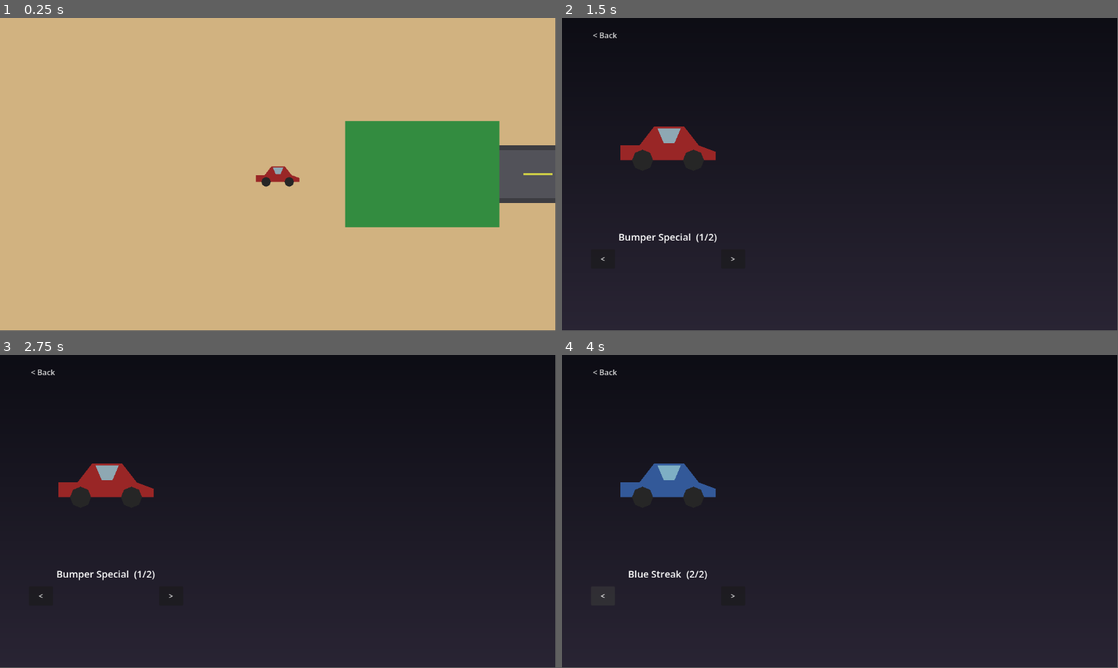
Above: before the commit, frames 1-4 (two rows, left to right).
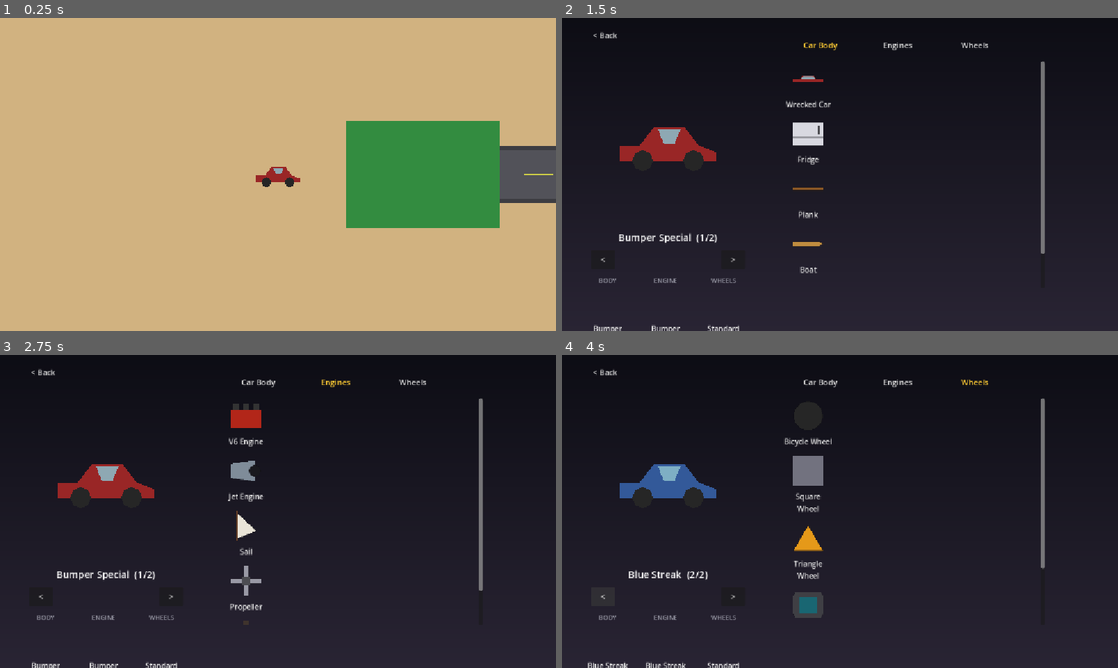
Above: after the commit, the same moments.

Repository: davidkovacwebdev/junkyard-drag-racing
Game: Godot game, scene res://scenes/world/main.tscn
Two runs of this game, one before a commit and one after it. Both use one fixed random seed, a clock stepped at 60 frames per second and the inputs below.
Inputs (mouse positions are in pixels of both pictures, inside the frame that each line leads up to):
- Up to frame 1 (0.25 s): no input
- Up to frame 2 (1.5 s): tap Enter at 0.5 s; move the mouse to (962, 158) at 0.52 s; hold D 0.53-1.25 s; click (962, 158) at 0.67 s; tap Space at 0.77 s; click (817, 46) at 1.25 s, where only the run after the commit has a clickable "Car Body"
- Up to frame 3 (2.75 s): click (333, 383) at 2 s, where only the run after the commit has a clickable "Engines"
- Up to frame 4 (4 s): click (973, 383) at 2.75 s, where only the run after the commit has a clickable "Wheels"; click "<" at 3.5 s
In our replay, the window is 799x449 before the commit and 800x450 after it. These sizes can differ from the game's own. Grey fills any space a smaller window leaves; there, only what the larger window draws over its background counts as a difference.

The runs differ from the first frame. In frame 1, 0.4% of the frame differs, in the area x 46-100%, y 32-68%; in frame 2, 2.3%; in frame 3, 2.6%; in frame 4, 2.9%, in the area x 4-100%, y 0-100%.

Commit message:
Add live part icons/drag-and-drop equip in garage; window scaling
Garage catalog rows and the car's equipped-part slots now render a
live snapshot of the part's actual scene (frozen physics rigs) instead
of plain text, via a new PartIcon/PartSlot pair. Any PartSlot is both
a drag source and drop target, and a CarDropZone makes dropping
anywhere on the car (not just the small slot icons) equip the part.
PartData gained scene_path so PartDatabase can hand icons the right
scene to render. Also adds window/stretch settings so drag-resizing
the game window scales correctly.

Diff:
--- a/autoload/part_database.gd
+++ b/autoload/part_database.gd
@@ -1,8 +1,50 @@
 extends Node
-## Placeholder part registry (autoload singleton "PartDatabase"). Phase 2
-## populates this with the full library of parts plus lookup/random
-## selection helpers for opponent generation and the garage UI.
+## Part registry (autoload singleton "PartDatabase"). Loads every body/
+## wheel/engine scene under scenes/parts/ once at boot and keeps just
+## their PartData — the garage's part browser reads from here, not from
+## any specific car's installed parts.
 
 var bodies: Array[BodyPartData] = []
 var wheels: Array[WheelPartData] = []
 var engines: Array[EnginePartData] = []
+
+const _BODY_SCENES := [
+	"res://scenes/parts/bodies/body_wrecked_car.tscn",
+	"res://scenes/parts/bodies/body_fridge.tscn",
+	"res://scenes/parts/bodies/body_plank.tscn",
+	"res://scenes/parts/bodies/body_boat.tscn",
+	"res://scenes/parts/bodies/body_sofa.tscn",
+]
+const _WHEEL_SCENES := [
+	"res://scenes/parts/wheels/wheel_bicycle.tscn",
+	"res://scenes/parts/wheels/wheel_square.tscn",
+	"res://scenes/parts/wheels/wheel_triangle.tscn",
+	"res://scenes/parts/wheels/wheel_tv.tscn",
+	"res://scenes/parts/wheels/wheel_toilet.tscn",
+]
+const _ENGINE_SCENES := [
+	"res://scenes/parts/engines/engine_v6.tscn",
+	"res://scenes/parts/engines/engine_jet.tscn",
+	"res://scenes/parts/engines/engine_sail.tscn",
+	"res://scenes/parts/engines/engine_propeller.tscn",
+	"res://scenes/parts/engines/engine_boiler.tscn",
+]
+
+func _ready() -> void:
+	for path in _BODY_SCENES:
+		bodies.append(_extract_part_data(path) as BodyPartData)
+	for path in _WHEEL_SCENES:
+		wheels.append(_extract_part_data(path) as WheelPartData)
+	for path in _ENGINE_SCENES:
+		engines.append(_extract_part_data(path) as EnginePartData)
+
+## Each part scene is a full physics rig (RigidBody2D + shape/visual) with
+## its PartData as one exported sub-resource — instantiate just long
+## enough to pull that resource back out, since it's the only part of the
+## scene the garage browser actually needs.
+func _extract_part_data(scene_path: String) -> PartData:
+	var instance := (load(scene_path) as PackedScene).instantiate()
+	var data: PartData = instance.part_data
+	data.scene_path = scene_path
+	instance.free()
+	return data
--- a/project.godot
+++ b/project.godot
@@ -25,6 +25,13 @@
 Inventory="*res://autoload/inventory.gd"
 WorldState="*res://autoload/world_state.gd"
 
+[display]
+
+window/size/viewport_width=1152
+window/size/viewport_height=648
+window/stretch/mode="canvas_items"
+window/stretch/aspect="expand"
+
 [editor_plugins]
 
 enabled=PackedStringArray("res://addons/character_creator/plugin.cfg")
--- a/scenes/garage/garage.tscn
+++ b/scenes/garage/garage.tscn
@@ -1,8 +1,10 @@
-[gd_scene load_steps=6 format=3]
+[gd_scene load_steps=7 format=3]
 
 [ext_resource type="Script" path="res://scripts/garage/garage.gd" id="1"]
 [ext_resource type="PackedScene" path="res://scenes/world/car_visual.tscn" id="2"]
 [ext_resource type="PackedScene" path="res://scenes/ui/back_button.tscn" id="3"]
+[ext_resource type="PackedScene" path="res://scenes/garage/part_slot.tscn" id="4"]
+[ext_resource type="Script" path="res://scripts/garage/car_drop_zone.gd" id="5"]
 
 [sub_resource type="Gradient" id="Gradient_1"]
 offsets = PackedFloat32Array(0, 1)
@@ -24,6 +26,11 @@
 texture = SubResource("GradientTexture2D_1")
 expand_mode = 1
 stretch_mode = 0
+
+[node name="CarDropZone" type="Control" parent="."]
+offset_right = 440.0
+offset_bottom = 648.0
+script = ExtResource("5")
 
 [node name="BackButton" parent="." instance=ExtResource("3")]
 offset_left = 30.0
@@ -58,5 +65,101 @@
 offset_bottom = 520.0
 text = ">"
 
+[node name="BodyFilterButton" type="Button" parent="."]
+offset_left = 460.0
+offset_top = 40.0
+offset_right = 610.0
+offset_bottom = 72.0
+theme_override_colors/font_color = Color(1, 0.8, 0.2, 1)
+theme_override_colors/font_hover_color = Color(1, 0.8, 0.2, 1)
+theme_override_colors/font_pressed_color = Color(1, 0.8, 0.2, 1)
+theme_override_colors/font_focus_color = Color(0.85, 0.85, 0.85, 1)
+flat = true
+text = "Car Body"
+
+[node name="EngineFilterButton" type="Button" parent="."]
+offset_left = 620.0
+offset_top = 40.0
+offset_right = 770.0
+offset_bottom = 72.0
+theme_override_colors/font_color = Color(0.85, 0.85, 0.85, 1)
+theme_override_colors/font_hover_color = Color(1, 0.8, 0.2, 1)
+theme_override_colors/font_pressed_color = Color(1, 0.8, 0.2, 1)
+theme_override_colors/font_focus_color = Color(0.85, 0.85, 0.85, 1)
+flat = true
+text = "Engines"
+
+[node name="WheelFilterButton" type="Button" parent="."]
+offset_left = 780.0
+offset_top = 40.0
+offset_right = 930.0
+offset_bottom = 72.0
+theme_override_colors/font_color = Color(0.85, 0.85, 0.85, 1)
+theme_override_colors/font_hover_color = Color(1, 0.8, 0.2, 1)
+theme_override_colors/font_pressed_color = Color(1, 0.8, 0.2, 1)
+theme_override_colors/font_focus_color = Color(0.85, 0.85, 0.85, 1)
+flat = true
+text = "Wheels"
+
+[node name="PartsScroll" type="ScrollContainer" parent="."]
+offset_left = 460.0
+offset_top = 90.0
+offset_right = 1000.0
+offset_bottom = 560.0
+
+[node name="PartsList" type="VBoxContainer" parent="PartsScroll"]
+theme_override_constants/separation = 14
+
+[node name="BodyCaption" type="Label" parent="."]
+offset_left = 45.0
+offset_top = 534.0
+offset_right = 145.0
+offset_bottom = 552.0
+theme_override_font_sizes/font_size = 13
+theme_override_colors/font_color = Color(0.6, 0.6, 0.65, 1)
+horizontal_alignment = 1
+text = "BODY"
+
+[node name="BodySlot" parent="." instance=ExtResource("4")]
+offset_left = 45.0
+offset_top = 554.0
+offset_right = 145.0
+offset_bottom = 644.0
+
+[node name="EngineCaption" type="Label" parent="."]
+offset_left = 165.0
+offset_top = 534.0
+offset_right = 265.0
+offset_bottom = 552.0
+theme_override_font_sizes/font_size = 13
+theme_override_colors/font_color = Color(0.6, 0.6, 0.65, 1)
+horizontal_alignment = 1
+text = "ENGINE"
+
+[node name="EngineSlot" parent="." instance=ExtResource("4")]
+offset_left = 165.0
+offset_top = 554.0
+offset_right = 265.0
+offset_bottom = 644.0
+
+[node name="WheelCaption" type="Label" parent="."]
+offset_left = 285.0
+offset_top = 534.0
+offset_right = 385.0
+offset_bottom = 552.0
+theme_override_font_sizes/font_size = 13
+theme_override_colors/font_color = Color(0.6, 0.6, 0.65, 1)
+horizontal_alignment = 1
+text = "WHEELS"
+
+[node name="WheelSlot" parent="." instance=ExtResource("4")]
+offset_left = 285.0
+offset_top = 554.0
+offset_right = 385.0
+offset_bottom = 644.0
+
 [connection signal="pressed" from="PrevButton" to="." method="_on_prev_pressed"]
 [connection signal="pressed" from="NextButton" to="." method="_on_next_pressed"]
+[connection signal="pressed" from="BodyFilterButton" to="." method="_on_body_filter_pressed"]
+[connection signal="pressed" from="EngineFilterButton" to="." method="_on_engine_filter_pressed"]
+[connection signal="pressed" from="WheelFilterButton" to="." method="_on_wheel_filter_pressed"]
--- /dev/null
+++ b/scenes/garage/part_icon.tscn
@@ -0,0 +1,12 @@
+[gd_scene load_steps=2 format=3]
+
+[ext_resource type="Script" path="res://scripts/garage/part_icon.gd" id="1"]
+
+[node name="PartIcon" type="SubViewportContainer"]
+custom_minimum_size = Vector2(72, 72)
+stretch = true
+script = ExtResource("1")
+
+[node name="SubViewport" type="SubViewport" parent="."]
+transparent_bg = true
+size = Vector2i(72, 72)
--- /dev/null
+++ b/scenes/garage/part_slot.tscn
@@ -0,0 +1,22 @@
+[gd_scene load_steps=3 format=3]
+
+[ext_resource type="Script" path="res://scripts/garage/part_slot.gd" id="1"]
+[ext_resource type="PackedScene" path="res://scenes/garage/part_icon.tscn" id="2"]
+
+[node name="PartSlot" type="VBoxContainer"]
+custom_minimum_size = Vector2(100, 0)
+mouse_filter = 0
+alignment = 1
+theme_override_constants/separation = 6
+script = ExtResource("1")
+
+[node name="Icon" parent="." instance=ExtResource("2")]
+mouse_filter = 2
+size_flags_horizontal = 4
+
+[node name="NameLabel" type="Label" parent="."]
+mouse_filter = 2
+theme_override_font_sizes/font_size = 15
+theme_override_colors/font_color = Color(0.9, 0.9, 0.9, 1)
+horizontal_alignment = 1
+autowrap_mode = 2
--- /dev/null
+++ b/scripts/garage/car_drop_zone.gd
@@ -0,0 +1,17 @@
+class_name CarDropZone
+extends Control
+## Big, forgiving drop target covering the whole car-preview side of the
+## garage. The precise BodySlot/EngineSlot/WheelSlot icons are still
+## valid, exact drop targets on top of this — but dropping anywhere else
+## in this area (including right on the car picture itself, which is a
+## Node2D and can't be a drop target on its own) still equips the part,
+## routed by whatever category the dragged data itself carries.
+
+var garage: Garage
+
+func _can_drop_data(_at_position: Vector2, data: Variant) -> bool:
+	return typeof(data) == TYPE_DICTIONARY and data.has("category") and data.has("part")
+
+func _drop_data(_at_position: Vector2, data: Variant) -> void:
+	if garage != null:
+		garage.equip_part(data["category"], data["part"])
--- a/scripts/garage/garage.gd
+++ b/scripts/garage/garage.gd
@@ -6,13 +6,34 @@
 
 @onready var _car_visual: CarVisual = $CarPreview
 @onready var _name_label: Label = $NameLabel
+@onready var _parts_list: VBoxContainer = $PartsScroll/PartsList
+@onready var _body_filter_button: Button = $BodyFilterButton
+@onready var _engine_filter_button: Button = $EngineFilterButton
+@onready var _wheel_filter_button: Button = $WheelFilterButton
+@onready var _body_slot: PartSlot = $BodySlot
+@onready var _engine_slot: PartSlot = $EngineSlot
+@onready var _wheel_slot: PartSlot = $WheelSlot
+@onready var _car_drop_zone: CarDropZone = $CarDropZone
 
 var _index: int = 0
 var _escape_pressed_last: bool = false
 
+const _INACTIVE_FILTER_COLOR := Color(0.85, 0.85, 0.85, 1)
+const _ACTIVE_FILTER_COLOR := Color(1, 0.8, 0.2, 1)
+const _PART_SLOT_SCENE := preload("res://scenes/garage/part_slot.tscn")
+
 func _ready() -> void:
+	_body_slot.category = PartData.Category.BODY
+	_body_slot.garage = self
+	_engine_slot.category = PartData.Category.ENGINE
+	_engine_slot.garage = self
+	_wheel_slot.category = PartData.Category.WHEEL
+	_wheel_slot.garage = self
+	_car_drop_zone.garage = self
+
 	_index = clampi(Inventory.selected_index, 0, maxi(Inventory.owned_cars.size() - 1, 0))
 	_refresh()
+	_show_category(PartData.Category.BODY)
 
 func _process(_delta: float) -> void:
 	var escape_pressed := Input.is_physical_key_pressed(KEY_ESCAPE)
@@ -44,3 +65,61 @@
 	var car: CarModelData = cars[_index]
 	_car_visual.set_body_color(car.body_color)
 	_name_label.text = "%s  (%d/%d)" % [car.display_name, _index + 1, cars.size()]
+	_body_slot.set_part(car.body)
+	_engine_slot.set_part(car.engine)
+	_wheel_slot.set_part(car.wheels[0] if not car.wheels.is_empty() else null)
+
+## Called by any PartSlot (catalog row or the car's own equipped-part
+## slot) when a matching-category part gets dropped on it. Always
+## applies to the currently-viewed car, regardless of which slot
+## actually received the drop.
+func equip_part(category: PartData.Category, part: PartData) -> void:
+	var cars := Inventory.owned_cars
+	if cars.is_empty():
+		return
+	var car: CarModelData = cars[_index]
+	match category:
+		PartData.Category.BODY:
+			car.body = part.duplicate() as BodyPartData
+		PartData.Category.ENGINE:
+			car.engine = part.duplicate() as EnginePartData
+		PartData.Category.WHEEL:
+			var wheel := part.duplicate() as WheelPartData
+			car.wheels = [wheel, wheel.duplicate()]
+	_refresh()
+
+func _on_body_filter_pressed() -> void:
+	_show_category(PartData.Category.BODY)
+
+func _on_engine_filter_pressed() -> void:
+	_show_category(PartData.Category.ENGINE)
+
+func _on_wheel_filter_pressed() -> void:
+	_show_category(PartData.Category.WHEEL)
+
+func _show_category(category: PartData.Category) -> void:
+	for child in _parts_list.get_children():
+		child.queue_free()
+
+	var parts: Array = []
+	match category:
+		PartData.Category.BODY:
+			parts = PartDatabase.bodies
+		PartData.Category.ENGINE:
+			parts = PartDatabase.engines
+		PartData.Category.WHEEL:
+			parts = PartDatabase.wheels
+
+	for part in parts:
+		var slot: PartSlot = _PART_SLOT_SCENE.instantiate()
+		# Add before set_part(): PartIcon's @onready SubViewport ref only
+		# resolves once it's actually inside the live tree, which
+		# add_child() does synchronously for a parent that's already there.
+		_parts_list.add_child(slot)
+		slot.category = category
+		slot.garage = self
+		slot.set_part(part)
+
+	_body_filter_button.add_theme_color_override("font_color", _ACTIVE_FILTER_COLOR if category == PartData.Category.BODY else _INACTIVE_FILTER_COLOR)
+	_engine_filter_button.add_theme_color_override("font_color", _ACTIVE_FILTER_COLOR if category == PartData.Category.ENGINE else _INACTIVE_FILTER_COLOR)
+	_wheel_filter_button.add_theme_color_override("font_color", _ACTIVE_FILTER_COLOR if category == PartData.Category.WHEEL else _INACTIVE_FILTER_COLOR)
--- /dev/null
+++ b/scripts/garage/part_icon.gd
@@ -0,0 +1,54 @@
+class_name PartIcon
+extends SubViewportContainer
+## Renders a live snapshot of a part's own scene as its "icon" — parts
+## have no separate sprite/texture, their Polygon2D shapes are the only
+## art that exists, so this instances the real part scene into a small
+## SubViewport and auto-fits/centers it instead of needing hand-drawn
+## icon images.
+
+@onready var _viewport: SubViewport = $SubViewport
+
+## The live-rendered contents of this icon, reusable elsewhere (e.g. as a
+## drag preview) without re-instancing the part scene a second time.
+func get_preview_texture() -> Texture2D:
+	return _viewport.get_texture()
+
+func show_part(scene_path: String) -> void:
+	for child in _viewport.get_children():
+		child.queue_free()
+	if scene_path.is_empty():
+		return
+	var instance: Node2D = (load(scene_path) as PackedScene).instantiate()
+	if instance is RigidBody2D:
+		# Same physics rigs the drag-race rig drives — freeze so the icon
+		# just sits still instead of falling under gravity.
+		instance.freeze = true
+	_viewport.add_child(instance)
+	_fit_and_center(instance)
+
+func _fit_and_center(instance: Node2D) -> void:
+	var bounds := _compute_bounds(instance)
+	if bounds.size == Vector2.ZERO:
+		return
+	var viewport_size := Vector2(_viewport.size)
+	var padding := 0.85
+	var scale_factor: float = minf(viewport_size.x / bounds.size.x, viewport_size.y / bounds.size.y) * padding
+	instance.scale = Vector2(scale_factor, scale_factor)
+	instance.position = viewport_size / 2.0 - bounds.get_center() * scale_factor
+
+## These part scenes are flat — Polygon2D shapes as direct children of
+## the root — so a single-level scan is enough (CarAssembler._get_part_color
+## makes the same assumption about the same scenes).
+func _compute_bounds(instance: Node2D) -> Rect2:
+	var bounds := Rect2()
+	var has_any := false
+	for child in instance.get_children():
+		if child is Polygon2D:
+			for point in child.polygon:
+				var p: Vector2 = point + child.position
+				if not has_any:
+					bounds = Rect2(p, Vector2.ZERO)
+					has_any = true
+				else:
+					bounds = bounds.expand(p)
+	return bounds
--- /dev/null
+++ b/scripts/garage/part_slot.gd
@@ -0,0 +1,41 @@
+class_name PartSlot
+extends VBoxContainer
+## A part row that's both a drag source and a drop target — used for
+## every catalog list row AND for the car's own equipped-part icons.
+## Dragging a catalog row onto the car equips it; dragging the car's
+## current part onto a catalog row does the exact same equip, just
+## started from the other side ("vice versa") — whichever PartSlot
+## receives the drop just tells `garage` to equip the dragged part into
+## the currently-viewed car's matching category, regardless of which
+## slot it lands on.
+
+var category: PartData.Category
+var part: PartData
+var garage: Garage
+
+@onready var _icon: PartIcon = $Icon
+@onready var _name_label: Label = $NameLabel
+
+func set_part(new_part: PartData) -> void:
+	part = new_part
+	_icon.show_part(part.scene_path if part != null else "")
+	_name_label.text = part.display_name if part != null else "—"
+
+func _get_drag_data(_at_position: Vector2) -> Variant:
+	if part == null:
+		return null
+	# Reuse the icon's own already-rendered texture as the preview, so
+	# what follows the cursor is the actual part, not just its name.
+	var preview := TextureRect.new()
+	preview.texture = _icon.get_preview_texture()
+	preview.custom_minimum_size = Vector2(64, 64)
+	preview.modulate = Color(1, 1, 1, 0.85)
+	set_drag_preview(preview)
+	return {"category": category, "part": part}
+
+func _can_drop_data(_at_position: Vector2, data: Variant) -> bool:
+	return typeof(data) == TYPE_DICTIONARY and data.get("category") == category
+
+func _drop_data(_at_position: Vector2, data: Variant) -> void:
+	if garage != null:
+		garage.equip_part(category, data["part"])
--- a/scripts/parts/part_data.gd
+++ b/scripts/parts/part_data.gd
@@ -15,3 +15,6 @@
 @export var mass: float = 10.0
 @export var durability: float = 100.0
 @export var material_type: MaterialType = MaterialType.METAL
+## Scene this part's actual visual/physics rig lives in — set by whatever
+## loads the part (PartDatabase), not authored on the resource itself.
+@export var scene_path: String = ""
Not shown, added: scripts/garage/car_drop_zone.gd.uid
Not shown, added: scripts/garage/part_icon.gd.uid
Not shown, added: scripts/garage/part_slot.gd.uid
